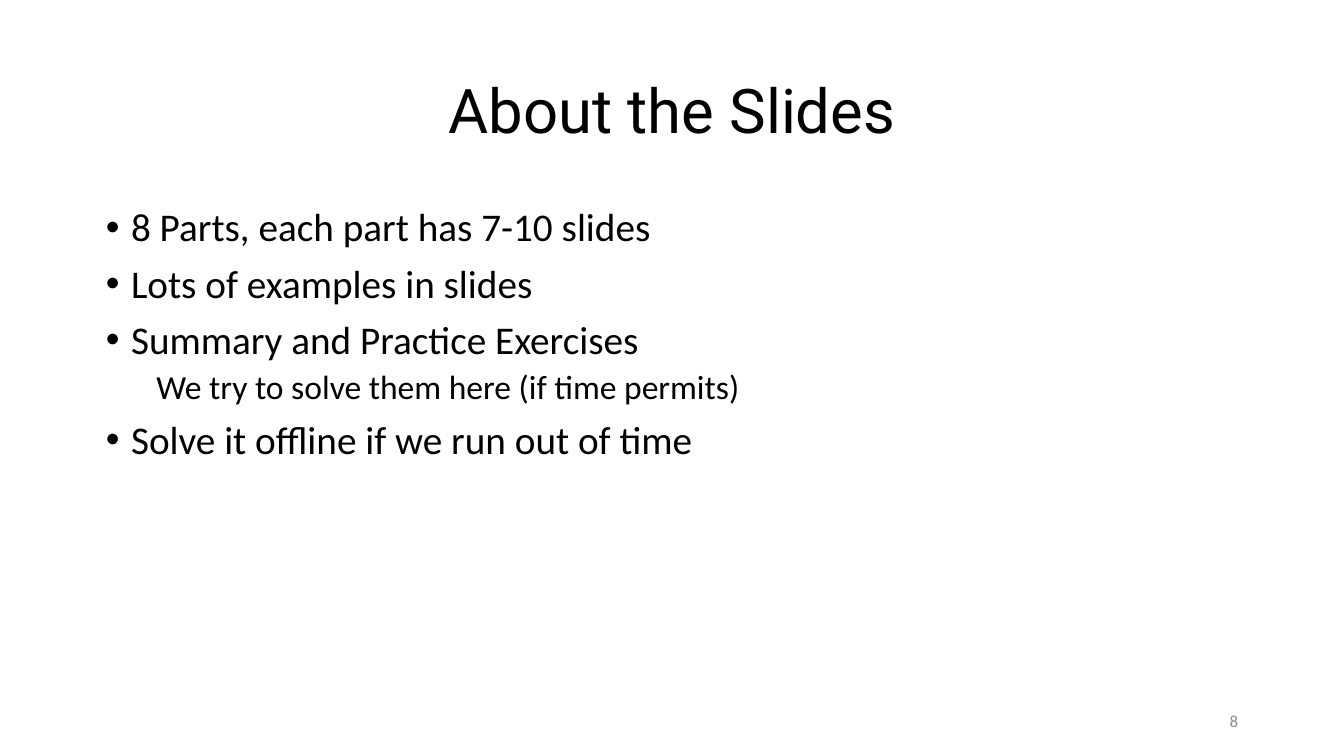
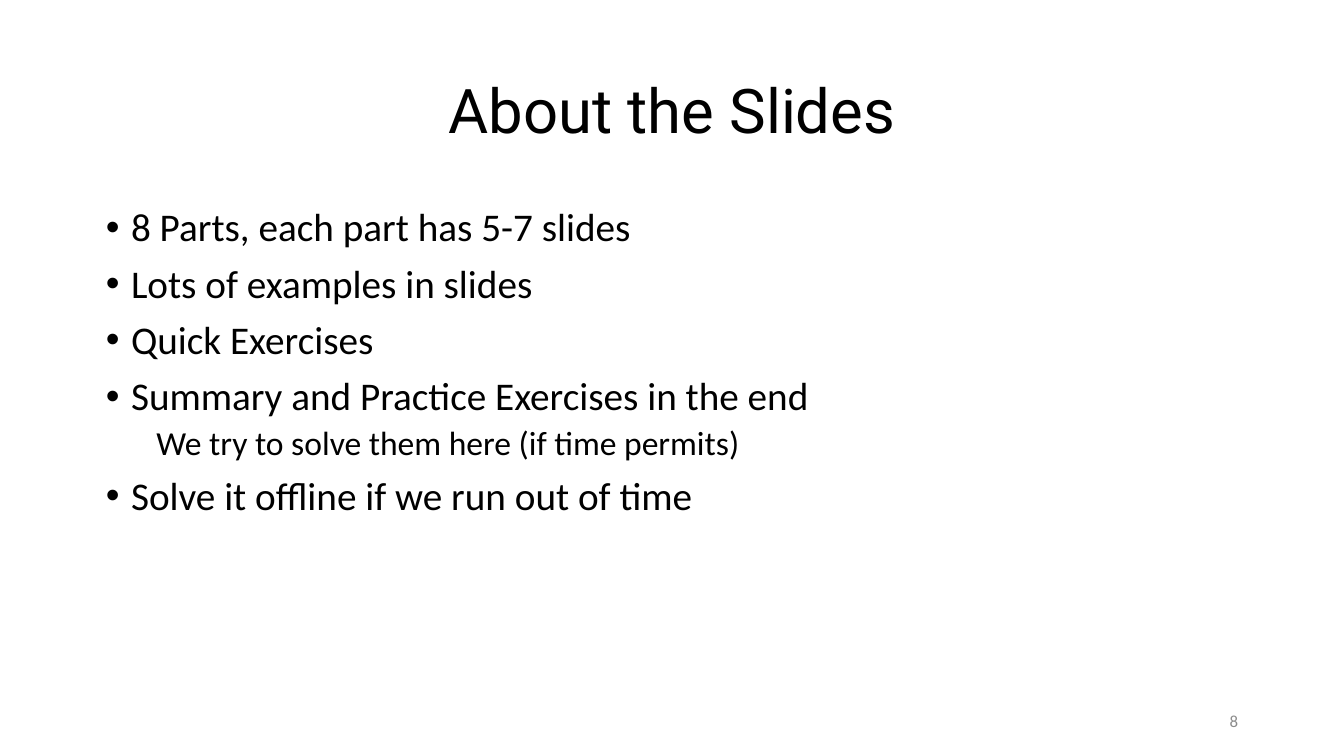
Before and after one commit to ketancmaheshwari/pearc24tut, a slide deck: slide 8 of gnu-parallel-tutorial.pptx. Drawn at 1344x756 pixels with LibreOffice and Linux fonts; fonts in the diff are those of the drawing. Boxes give left, top, right and bottom in pixels: in the first picture for what was removed or moved away, otherwise in the second. Text is boxed around its words. In the diff, an @@ line names an element or a change of style, - is before the commit and + after.

```diff
--- a/gnu-parallel-tutorial.pptx
+++ b/gnu-parallel-tutorial.pptx
@@ text at (131, 213, 631, 248): text changed @@
-• 8 Parts, each part has 7-10 slides
+• 8 Parts, each part has 5-7 slides
@@ text at (131, 326, 809, 417): text changed @@
-• Summary and Practice Exercises
+• Quick Exercises
+• Summary and Practice Exercises in the end
```
Also in this commit, not shown: 2 other slides changed, 1 slide added, 1 other file.
